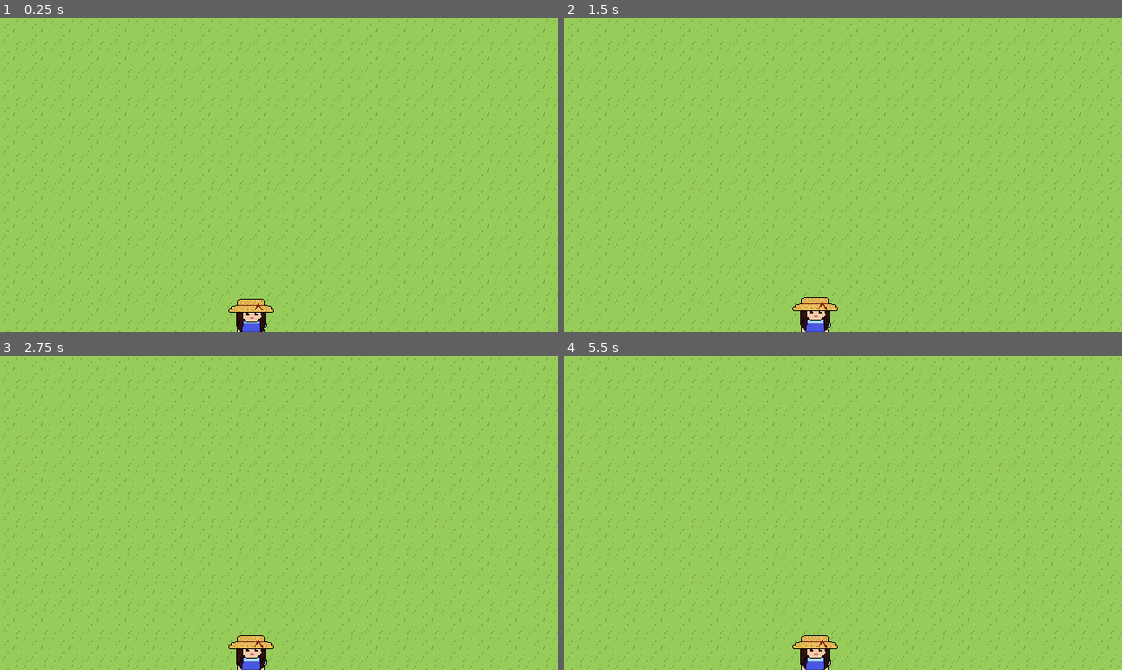
Above: before the commit, frames 1-4 (two rows, left to right).
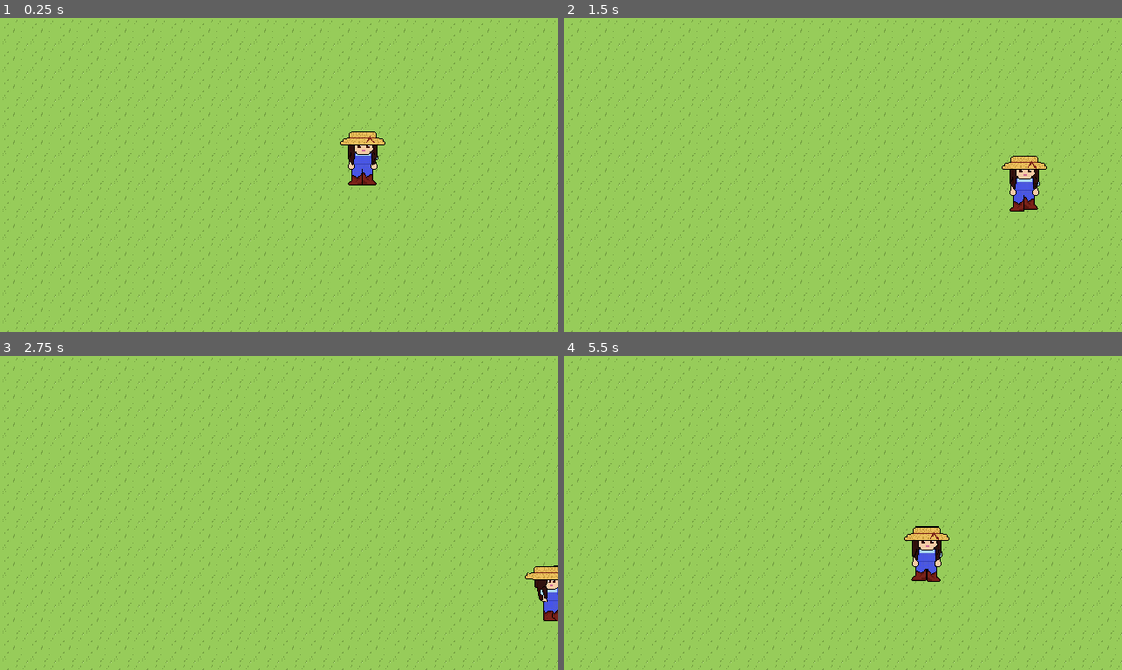
Above: after the commit, the same moments.

Repository: carlyberg/TBD-Gaming-Godot
Game: Godot game, scene res://mainnode.tscn
Two runs of this game, one before a commit and one after it. Both use one fixed random seed, a clock stepped at 60 frames per second and the inputs below.
Inputs:
- Up to frame 1 (0.25 s): no input
- Up to frame 2 (1.5 s): hold Right (ui_right) 0.53-1.28 s; hold Down (ui_down) from 1.28 s (still down)
- Up to frame 3 (2.75 s): release Down (ui_down) at 2.03 s; hold Right (ui_right) from 2.03 s (still down)
- Up to frame 4 (5.5 s): release Right (ui_right) at 2.78 s; hold Up (ui_up) 2.78-3.53 s; hold Left (ui_left) 3.53-5.03 s; hold Down (ui_down) from 5.03 s (still down)

The runs differ from the first frame. In frame 1, 1.5% of the frame differs, in the area x 40-70%, y 36-100%; in frame 2, 1.5%; in frame 3, 1.3%; in frame 4, 1.6%, in the area x 40-70%, y 54-100%.

Commit message:
Fixed animation
Fixed farmer animation:
- farmer now does idle movement
- farmer correctly walks and is animated for the correct direction

Diff:
--- a/farmer.gd
+++ b/farmer.gd
@@ -1,33 +1,39 @@
 extends CharacterBody2D
 
 var farmer_direct : Vector2
-var farmer_speed := 900.0
+var farmer_speed := 9000.0
 
 @onready var animated_sprite: AnimatedSprite2D = $AnimatedSprite2D
 
 func _physics_process(delta: float) -> void:
-	if Input.is_action_just_pressed("ui_left") or Input.is_action_just_released("ui_right") or Input.is_action_just_pressed("ui_up") or Input.is_action_just_pressed("ui_down") :
+	if Input.is_action_pressed("ui_left") or Input.is_action_pressed("ui_right") or Input.is_action_pressed("ui_up") or Input.is_action_pressed("ui_down") :
 		farmer_direct.x = Input.get_axis("ui_left", "ui_right")
 		farmer_direct.y = Input.get_axis("ui_up", "ui_down")
 		farmer_direct = farmer_direct.normalized()
 
 		velocity = farmer_direct * farmer_speed * delta
 
+	## Animation for walking
 		if farmer_direct.x < 0 && farmer_direct.y == 0:
 			animated_sprite.animation = "walk_left"
-
 		if farmer_direct.x > 0 && farmer_direct.y == 0:
 			animated_sprite.animation = "walk_right"
-
 		if farmer_direct.y < 0:
 			animated_sprite.animation = "walk_up"
-
 		if farmer_direct.y > 0:
 			animated_sprite.animation = "walk_down"
 
 
-
+	## Idle animation
 	else:
 		velocity = Vector2(0, 0)
+		if animated_sprite.animation == "walk_left":
+			animated_sprite.animation = "idle"
+		if animated_sprite.animation == "walk_right":
+			animated_sprite.animation = "idle"
+		if animated_sprite.animation == "walk_up":
+			animated_sprite.animation = "idle"
+		if animated_sprite.animation == "walk_down":
+			animated_sprite.animation = "idle"
 
 	move_and_slide()
--- a/farmer.tscn
+++ b/farmer.tscn
@@ -59,7 +59,7 @@
 }],
 "loop": true,
 "name": &"idle",
-"speed": 5.0
+"speed": 2.0
 }, {
 "frames": [{
 "duration": 1.0,
@@ -114,7 +114,7 @@
 
 [node name="AnimatedSprite2D" type="AnimatedSprite2D" parent="."]
 sprite_frames = SubResource("SpriteFrames_cmjol")
-animation = &"walk_up"
+animation = &"idle"
 autoplay = "idle"
 speed_scale = 0.75
 
--- a/mainnode.tscn
+++ b/mainnode.tscn
@@ -24,4 +24,4 @@
 stretch_mode = 1
 
 [node name="Farmer" parent="." instance=ExtResource("2_8yqow")]
-position = Vector2(288, 352)
+position = Vector2(416, 160)
--- a/project.godot
+++ b/project.godot
@@ -24,6 +24,41 @@
 
 project/assembly_name="TBD Gaming"
 
+[input]
+
+ui_left={
+"deadzone": 0.5,
+"events": [Object(InputEventKey,"resource_local_to_scene":false,"resource_name":"","device":0,"window_id":0,"alt_pressed":false,"shift_pressed":false,"ctrl_pressed":false,"meta_pressed":false,"pressed":false,"keycode":4194319,"physical_keycode":0,"key_label":0,"unicode":0,"location":0,"echo":false,"script":null)
+, Object(InputEventJoypadButton,"resource_local_to_scene":false,"resource_name":"","device":0,"button_index":13,"pressure":0.0,"pressed":false,"script":null)
+, Object(InputEventJoypadMotion,"resource_local_to_scene":false,"resource_name":"","device":0,"axis":0,"axis_value":-1.0,"script":null)
+, Object(InputEventKey,"resource_local_to_scene":false,"resource_name":"","device":-1,"window_id":0,"alt_pressed":false,"shift_pressed":false,"ctrl_pressed":false,"meta_pressed":false,"pressed":false,"keycode":0,"physical_keycode":65,"key_label":0,"unicode":97,"location":0,"echo":false,"script":null)
+]
+}
+ui_right={
+"deadzone": 0.5,
+"events": [Object(InputEventKey,"resource_local_to_scene":false,"resource_name":"","device":0,"window_id":0,"alt_pressed":false,"shift_pressed":false,"ctrl_pressed":false,"meta_pressed":false,"pressed":false,"keycode":4194321,"physical_keycode":0,"key_label":0,"unicode":0,"location":0,"echo":false,"script":null)
+, Object(InputEventJoypadButton,"resource_local_to_scene":false,"resource_name":"","device":0,"button_index":14,"pressure":0.0,"pressed":false,"script":null)
+, Object(InputEventJoypadMotion,"resource_local_to_scene":false,"resource_name":"","device":0,"axis":0,"axis_value":1.0,"script":null)
+, Object(InputEventKey,"resource_local_to_scene":false,"resource_name":"","device":-1,"window_id":0,"alt_pressed":false,"shift_pressed":false,"ctrl_pressed":false,"meta_pressed":false,"pressed":false,"keycode":0,"physical_keycode":68,"key_label":0,"unicode":100,"location":0,"echo":false,"script":null)
+]
+}
+ui_up={
+"deadzone": 0.5,
+"events": [Object(InputEventKey,"resource_local_to_scene":false,"resource_name":"","device":0,"window_id":0,"alt_pressed":false,"shift_pressed":false,"ctrl_pressed":false,"meta_pressed":false,"pressed":false,"keycode":4194320,"physical_keycode":0,"key_label":0,"unicode":0,"location":0,"echo":false,"script":null)
+, Object(InputEventJoypadButton,"resource_local_to_scene":false,"resource_name":"","device":0,"button_index":11,"pressure":0.0,"pressed":false,"script":null)
+, Object(InputEventJoypadMotion,"resource_local_to_scene":false,"resource_name":"","device":0,"axis":1,"axis_value":-1.0,"script":null)
+, Object(InputEventKey,"resource_local_to_scene":false,"resource_name":"","device":-1,"window_id":0,"alt_pressed":false,"shift_pressed":false,"ctrl_pressed":false,"meta_pressed":false,"pressed":false,"keycode":0,"physical_keycode":87,"key_label":0,"unicode":119,"location":0,"echo":false,"script":null)
+]
+}
+ui_down={
+"deadzone": 0.5,
+"events": [Object(InputEventKey,"resource_local_to_scene":false,"resource_name":"","device":0,"window_id":0,"alt_pressed":false,"shift_pressed":false,"ctrl_pressed":false,"meta_pressed":false,"pressed":false,"keycode":4194322,"physical_keycode":0,"key_label":0,"unicode":0,"location":0,"echo":false,"script":null)
+, Object(InputEventJoypadButton,"resource_local_to_scene":false,"resource_name":"","device":0,"button_index":12,"pressure":0.0,"pressed":false,"script":null)
+, Object(InputEventJoypadMotion,"resource_local_to_scene":false,"resource_name":"","device":0,"axis":1,"axis_value":1.0,"script":null)
+, Object(InputEventKey,"resource_local_to_scene":false,"resource_name":"","device":-1,"window_id":0,"alt_pressed":false,"shift_pressed":false,"ctrl_pressed":false,"meta_pressed":false,"pressed":false,"keycode":0,"physical_keycode":83,"key_label":0,"unicode":115,"location":0,"echo":false,"script":null)
+]
+}
+
 [rendering]
 
 textures/canvas_textures/default_texture_filter=0
